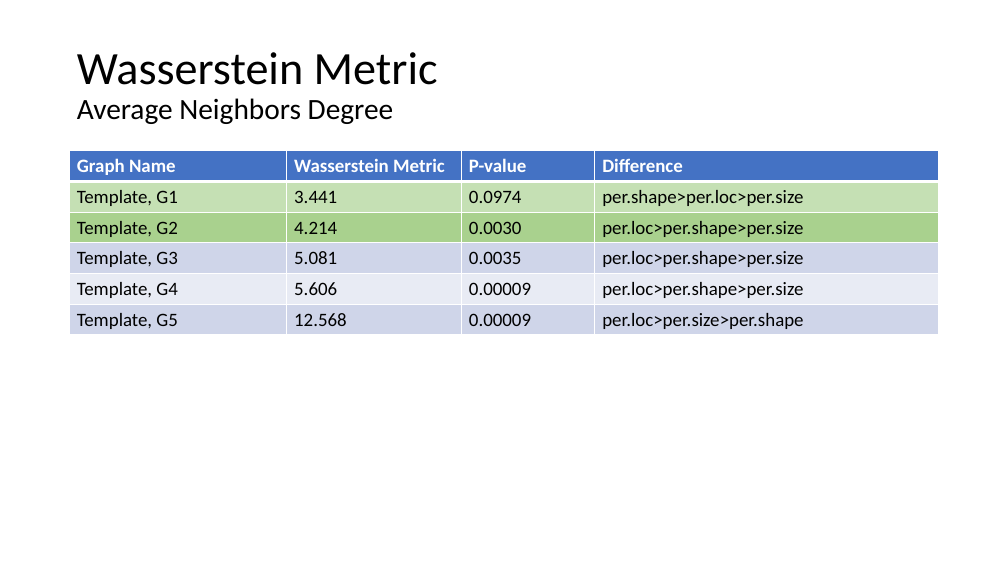
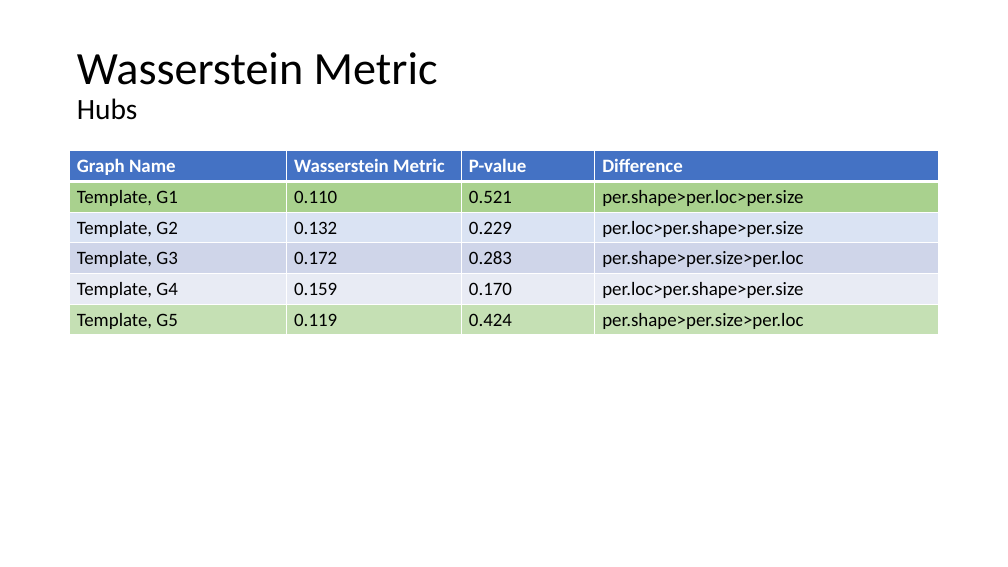
Before and after one commit to AtrayeeNeog/Visualization_2019-20, a slide deck: slide 51 of Documentation/Presentation/Project_Presentation_v2.pptx. Drawn at 1008x567 pixels with LibreOffice and Linux fonts; fonts in the diff are those of the drawing. Boxes give left, top, right and bottom in pixels: in the first picture for what was removed or moved away, otherwise in the second. Text is boxed around its words. In the diff, an @@ line names an element or a change of style, - is before the commit and + after.

```diff
--- a/Documentation/Presentation/Project_Presentation_v2.pptx
+++ b/Documentation/Presentation/Project_Presentation_v2.pptx
@@ title at (77,52,438,120): text changed; size 28 to 44 pt @@
-Wasserstein Metric
-Average Neighbors Degree
+Wasserstein Metric
+Hubs
@@ table at (70,151,939,335) @@
-row 2, column 2: 3.441
+row 2, column 2: 0.110
-row 2, column 3: 0.0974
+row 2, column 3: 0.521
-row 3, column 2: 4.214
+row 3, column 2: 0.132
-row 3, column 3: 0.0030
+row 3, column 3: 0.229
-row 4: Template, G3 | 5.081 | 0.0035 | per.loc>per.shape>per.size
+row 4: Template, G3 | 0.172 | 0.283 | per.shape>per.size>per.loc
-row 5, column 2: 5.606
+row 5, column 2: 0.159
-row 5, column 3: 0.00009
+row 5, column 3: 0.170
-row 6: Template, G5 | 12.568 | 0.00009 | per.loc>per.size>per.shape
+row 6: Template, G5 | 0.119 | 0.424 | per.shape>per.size>per.loc
@@ fill #C5E0B4 to #A9D18E in row 2 @@
@@ fill #A9D18E to #DAE3F3 in row 3 @@
@@ fill #CFD5EA to #C5E0B4 in row 6 @@
```
Also in this commit, not shown: 10 slides added, 1 other file.
